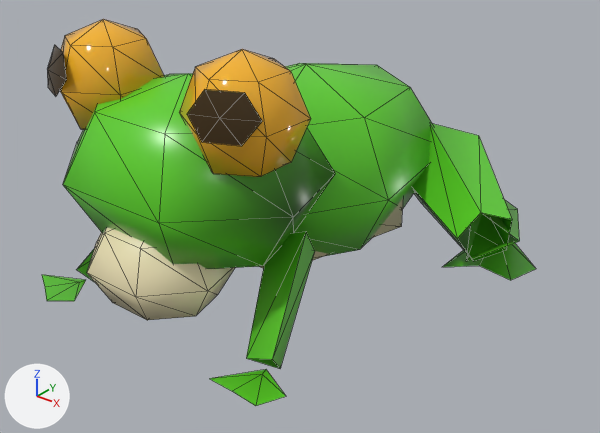
Before and after pictures for a commit that changed the glTF model public/models/frog-tree.glb.
One viewpoint serves both versions: a 50 mm lens placed at (0.0411, -0.0492, 0.0352), pointed at (0.0029, -0.0015, 0.0056). Arrows for +X, +Y and +Z are at lower left; the lights stay in place. The picture after the commit comes second. Mesh edges are drawn as thin lines. Vertices at exactly the same position are counted once.

The first picture shows 'frog_tree_body'.
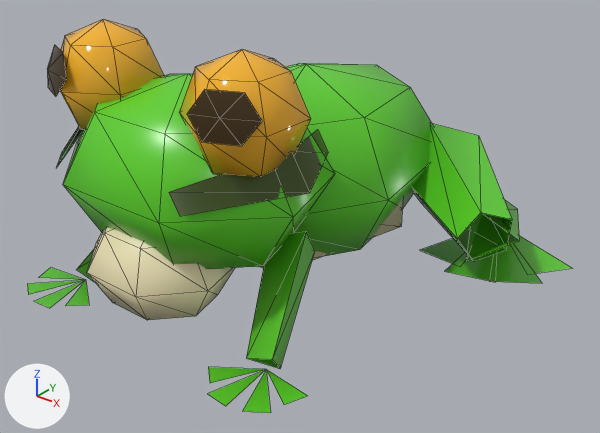
Boxes (x1, y1, x2, y2) around the edits, measured in the pictures (600 x 433 px; the box of a moved part takes in the faces that stretch with it):
```json
{"object": "frog_tree_body", "change": "reshaped", "before": [42, 19, 536, 406], "after": [27, 19, 572, 413], "on screen": "10% wider"}
{"part": 1, "of": "me_frog_tree_body", "change": "moved or reshaped", "before": [42, 243, 536, 406], "after": [27, 126, 572, 413]}
{"part": 2, "of": "me_frog_tree_body", "change": "recoloured", "before": [68, 119, 335, 260], "after": [68, 119, 335, 260]}
```

Edits to the scene script, one JSON object a line:
```json
{"block": "me_frog_tree_body", "where": "# used by ob_frog_tree_body; location = (0.0, 0.0, 0.0)"}
{"op": "remove", "block": "me_frog_tree_body", "code": "me_frog_tree_body.from_pydata(...)  # 203 vertices, 294 faces; spans x -0.0196..0.0191, y -0.0187..0.0178, z 0.0002..0.0221"}
{"op": "add", "block": "me_frog_tree_body", "code": "me_frog_tree_body.from_pydata(...)  # 227 vertices, 298 faces; spans x -0.0206..0.0206, y -0.0187..0.0178, z 0.0002..0.0221"}
{"block": "me_frog_tree_body", "change": "me_frog_tree_body part 1"}
{"block": "me_frog_tree_body", "change": "20 vertices are removed from x -0.0196..0.0182, y -0.0178..0.0158, z 0.0004..0.0006"}
{"block": "me_frog_tree_body", "change": "20 faces are deleted"}
{"block": "me_frog_tree_body", "change": "44 vertices are added at x -0.0206..0.0206, y -0.0185..0.0135, z 0.0004..0.0157"}
{"block": "me_frog_tree_body", "change": "24 new faces join them, mat_frog_skin"}
{"block": "me_frog_tree_body", "change": "me_frog_tree_body part 2: 40 kept faces spanning x -0.0109..0.0109, y -0.0181..-0.0014, z 0.0071..0.0178 get new vertex colours"}
```
